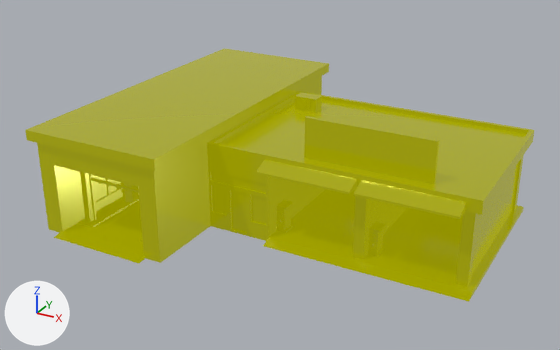
The glTF model public/models/building-carwash.glb, before and after one commit.
Rendered twice from a 50 mm lens placed at (15.9, -31.6, 17.3), pointed at (-1.0, -1.0, 2.0). The axes (+X, +Y, +Z) are drawn at lower left. The lights are the same throughout. Where no turn or scale is listed for an object, it has been applied to the vertices.

Objects in the first picture: 'building-carwash'.
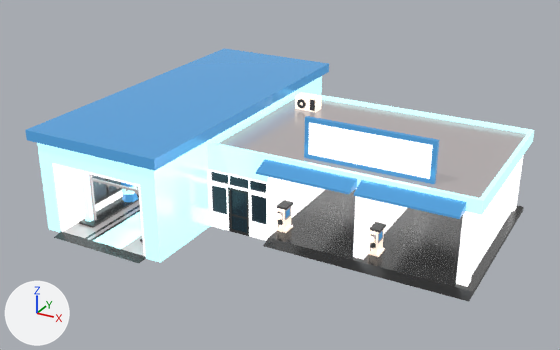
The edits, one by one:
Picture 'base' (img_base) is new.
Material 'LOWPOLY-COLORS.001' (mat_lowpoly_colors_001) is new.
Uses the picture img_base.
me_building_carwash has 1275 vertices, 2213 faces and spans x -10.0..9.7, y -8.5..8.5, z 0.0..6.0.
me_building_carwash no longer uses material mat_lowpoly_colors.
me_building_carwash now uses material mat_lowpoly_colors_001.

Location of each change, (x1, y1, x2, y2) in pixels of the pictures (560 x 350 px):
'building-carwash', recoloured: (25, 48, 534, 302) in both
